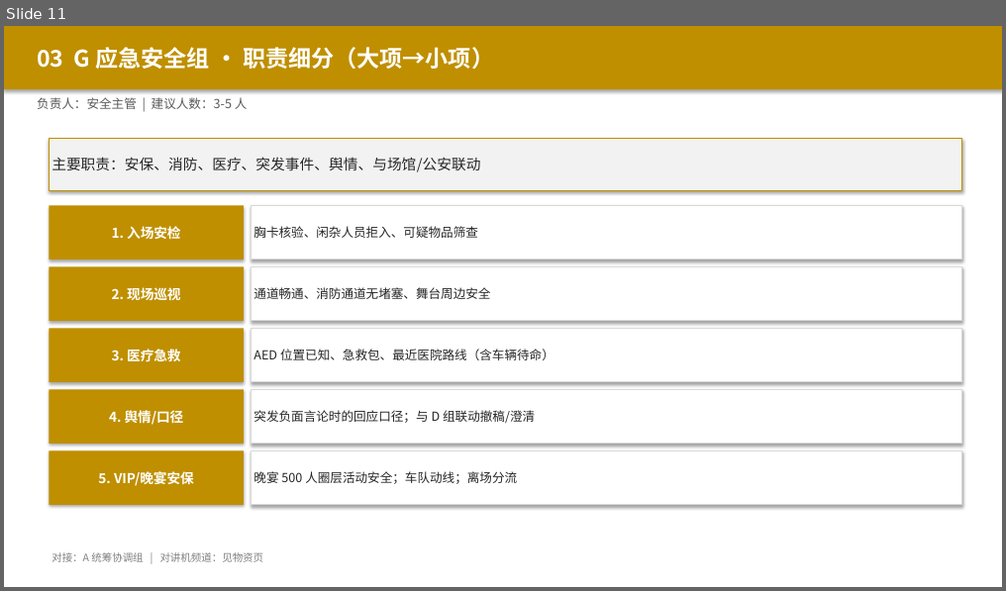
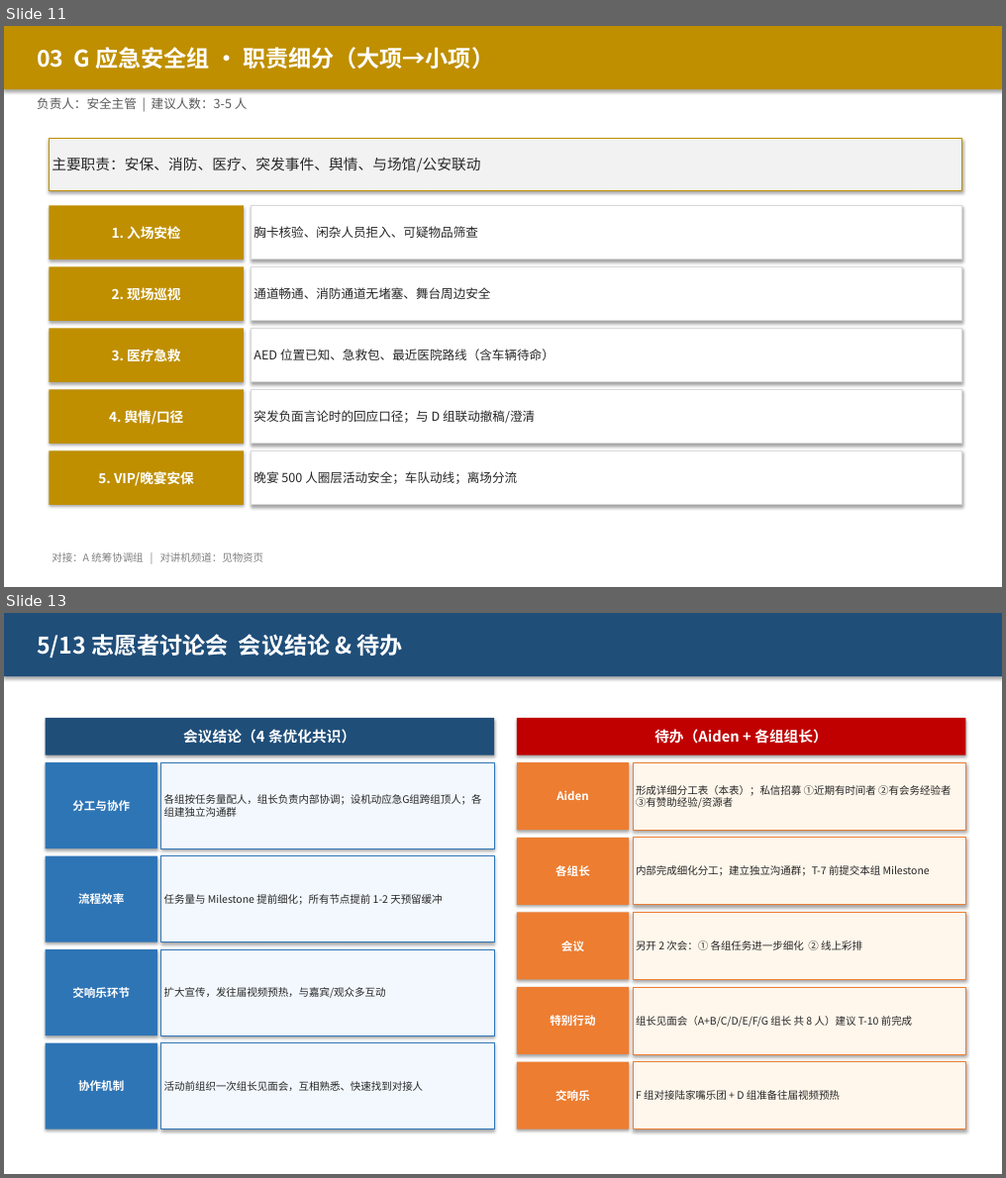
Before and after one commit to hujigang2010-maker/AIDEN, a slide deck: 2026峰会_志愿者分工方案.pptx. Shown one above the other, each under a label of ours: slide 11 before the commit, slides 11 and 13 after it; the slides between them are not shown. The pictures are 1006x591 and 1006x1178 pixels, drawn with LibreOffice and Linux fonts; fonts in the diff are those of the drawing. Boxes give left, top, right and bottom in pixels: in the first picture for what was removed or moved away, otherwise in the second. Text is boxed around its words. In the diff, an @@ line names an element or a change of style, - is before the commit and + after.

```diff
--- a/2026峰会_志愿者分工方案.pptx
+++ b/2026峰会_志愿者分工方案.pptx
@@ slide 13 added at [4, 613, 1002, 1174], background #FFFFFF @@
@@ rectangle added at [4, 613, 1002, 676], fill #1F4E79 @@
@@ text added at [37, 634, 403, 658], 22 pt, text #FFFFFF, bold @@
+5/13 志愿者讨论会 会议结论 & 待办
@@ rectangle added at [46, 718, 494, 756], fill #1F4E79, 14 pt, text #FFFFFF, bold @@
+会议结论（4 条优化共识）
@@ rectangle added at [517, 718, 966, 756], fill #C00000, 14 pt, text #FFFFFF, bold @@
+待办（Aiden + 各组组长）
@@ rectangle added at [46, 762, 157, 849], fill #2E75B6, 11 pt, text #FFFFFF, bold @@
+分工与协作
@@ rectangle added at [161, 762, 494, 849], fill #F2F8FD, outline #2E75B6 0.75 pt, 10 pt, text #262626 @@
+各组按任务量配人，组长负责内部协调；设机动应急G组跨组顶人；各组建独立沟通群
@@ rectangle added at [517, 762, 629, 830], fill #ED7D31, 11 pt, text #FFFFFF, bold @@
+Aiden
@@ rectangle added at [633, 762, 966, 830], fill #FFF7EC, outline #ED7D31 0.75 pt, 10 pt, text #262626 @@
+形成详细分工表（本表）；私信招募 ①近期有时间者 ②有会务经验者 ③有赞助经验/资源者
@@ rectangle added at [517, 838, 629, 905], fill #ED7D31, 11 pt, text #FFFFFF, bold @@
+各组长
@@ rectangle added at [633, 838, 966, 905], fill #FFF7EC, outline #ED7D31 0.75 pt, 10 pt, text #262626 @@
+内部完成细化分工；建立独立沟通群；T-7 前提交本组 Milestone
@@ rectangle added at [46, 857, 157, 943], fill #2E75B6, 11 pt, text #FFFFFF, bold @@
+流程效率
@@ rectangle added at [161, 857, 494, 943], fill #F2F8FD, outline #2E75B6 0.75 pt, 10 pt, text #262626 @@
+任务量与 Milestone 提前细化；所有节点提前 1-2 天预留缓冲
@@ rectangle added at [517, 912, 629, 980], fill #ED7D31, 11 pt, text #FFFFFF, bold @@
+会议
@@ rectangle added at [633, 912, 966, 980], fill #FFF7EC, outline #ED7D31 0.75 pt, 10 pt, text #262626 @@
+另开 2 次会：① 各组任务进一步细化 ② 线上彩排
@@ rectangle added at [46, 950, 157, 1036], fill #2E75B6, 11 pt, text #FFFFFF, bold @@
+交响乐环节
@@ rectangle added at [161, 950, 494, 1036], fill #F2F8FD, outline #2E75B6 0.75 pt, 10 pt, text #262626 @@
+扩大宣传，发往届视频预热，与嘉宾/观众多互动
@@ rectangle added at [517, 987, 629, 1055], fill #ED7D31, 11 pt, text #FFFFFF, bold @@
+特别行动
@@ rectangle added at [633, 987, 966, 1055], fill #FFF7EC, outline #ED7D31 0.75 pt, 10 pt, text #262626 @@
+组长见面会（A+B/C/D/E/F/G 组长 共 8 人）建议 T-10 前完成
@@ rectangle added at [46, 1044, 157, 1130], fill #2E75B6, 11 pt, text #FFFFFF, bold @@
+协作机制
@@ rectangle added at [161, 1044, 494, 1130], fill #F2F8FD, outline #2E75B6 0.75 pt, 10 pt, text #262626 @@
+活动前组织一次组长见面会，互相熟悉、快速找到对接人
@@ rectangle added at [517, 1062, 629, 1130], fill #ED7D31, 11 pt, text #FFFFFF, bold @@
+交响乐
@@ rectangle added at [633, 1062, 966, 1130], fill #FFF7EC, outline #ED7D31 0.75 pt, 10 pt, text #262626 @@
+F 组对接陆家嘴乐团 + D 组准备往届视频预热
```
Also in this commit, not shown: 1 other slide added, 2 other files.
